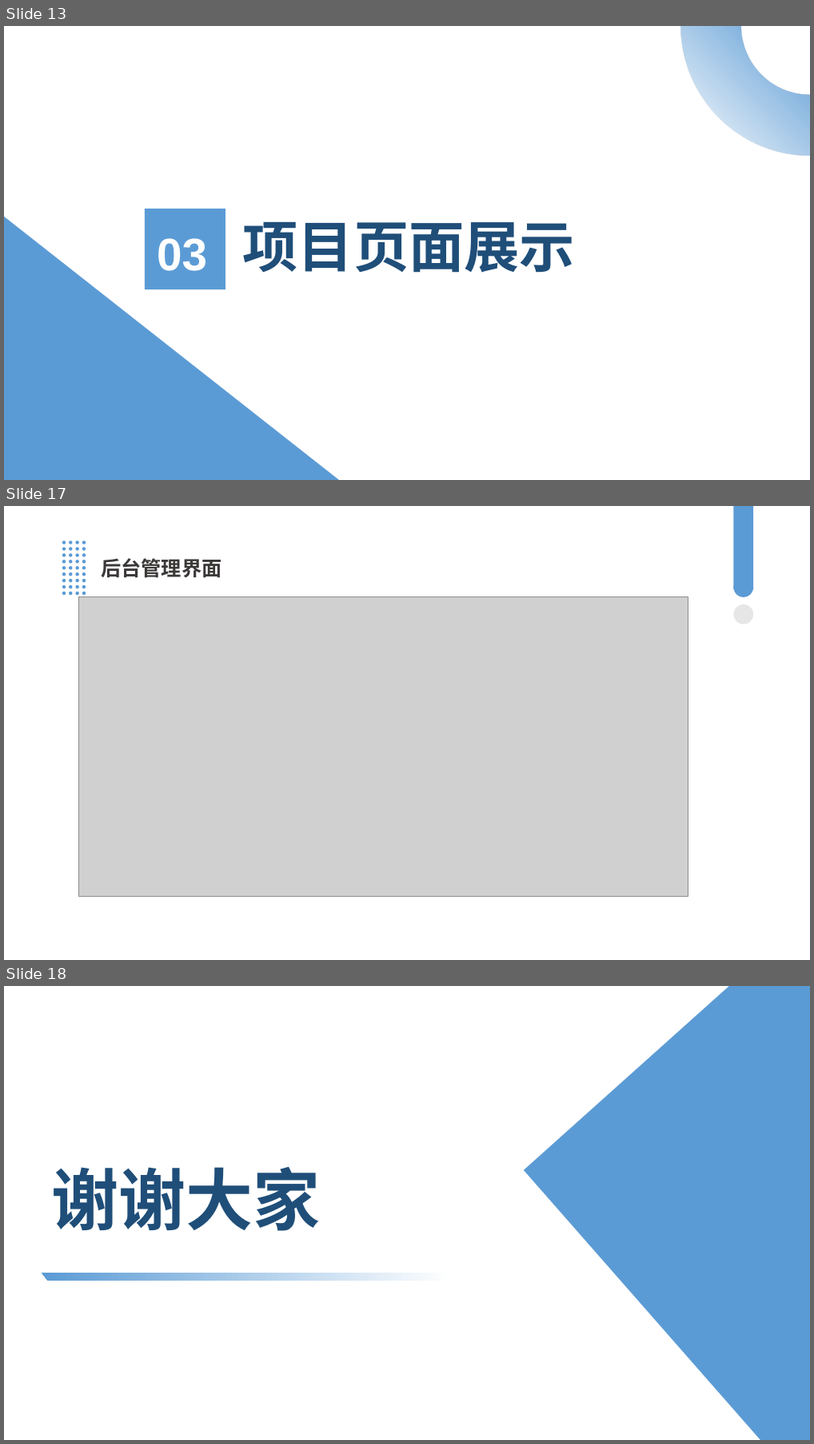
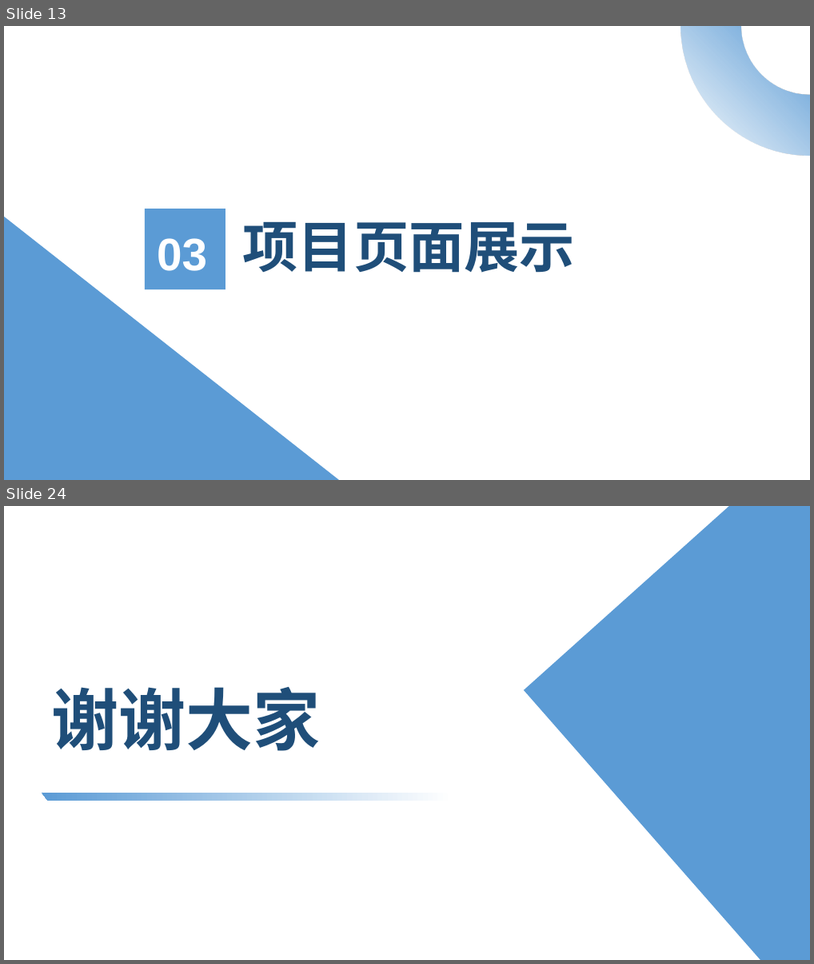
Before and after one commit to darkdungeon30/ZJGSU-Score, a slide deck: web前端/课程评分系统PPT.pptx. Shown one above the other, each under a label of ours: slides 13, 17 and 18 before the commit, slides 13 and 24 after it; the slides between them are not shown. The pictures are 814x1444 and 814x964 pixels, drawn with LibreOffice and Linux fonts; fonts in the diff are those of the drawing; grey boxes stand for pictures. Boxes give left, top, right and bottom in pixels: in the first picture for what was removed or moved away, otherwise in the second. Text is boxed around its words. In the diff, an @@ line names an element or a change of style, - is before the commit and + after.

```diff
--- a/web前端/课程评分系统PPT.pptx
+++ b/web前端/课程评分系统PPT.pptx
@@ slide 17 removed at [4, 506, 810, 960], background #FFFFFF @@
@@ rectangle removed at [734, 506, 754, 589] @@
@@ text removed at [101, 558, 222, 578] @@
-后台管理界面
@@ ellipse removed at [734, 577, 754, 597] @@
@@ group removed at [62, 540, 86, 595]: 36 ellipses @@
@@ picture removed at [79, 597, 688, 896] @@
@@ ellipse removed at [734, 604, 754, 624] @@
@@ what was slide 18 is now slide 24 @@
```
Also in this commit, not shown: 3 slides changed, 7 slides added.
